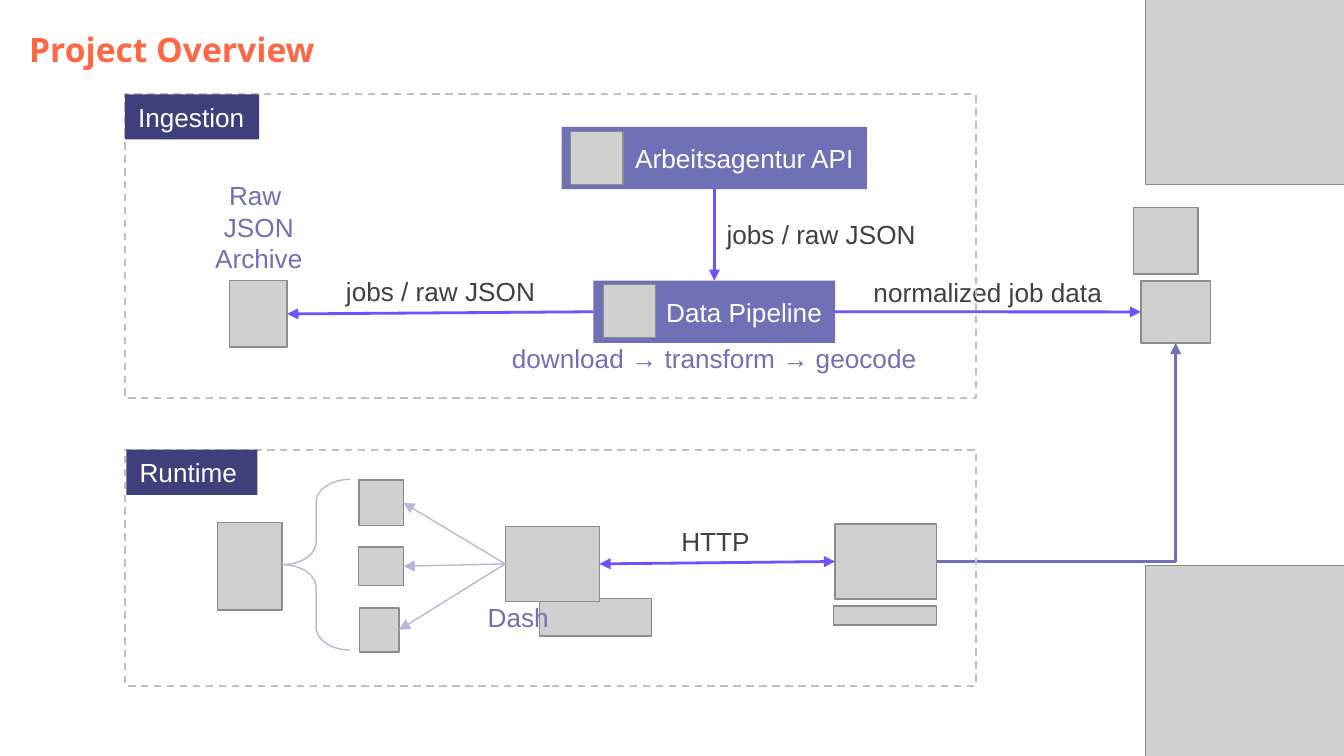
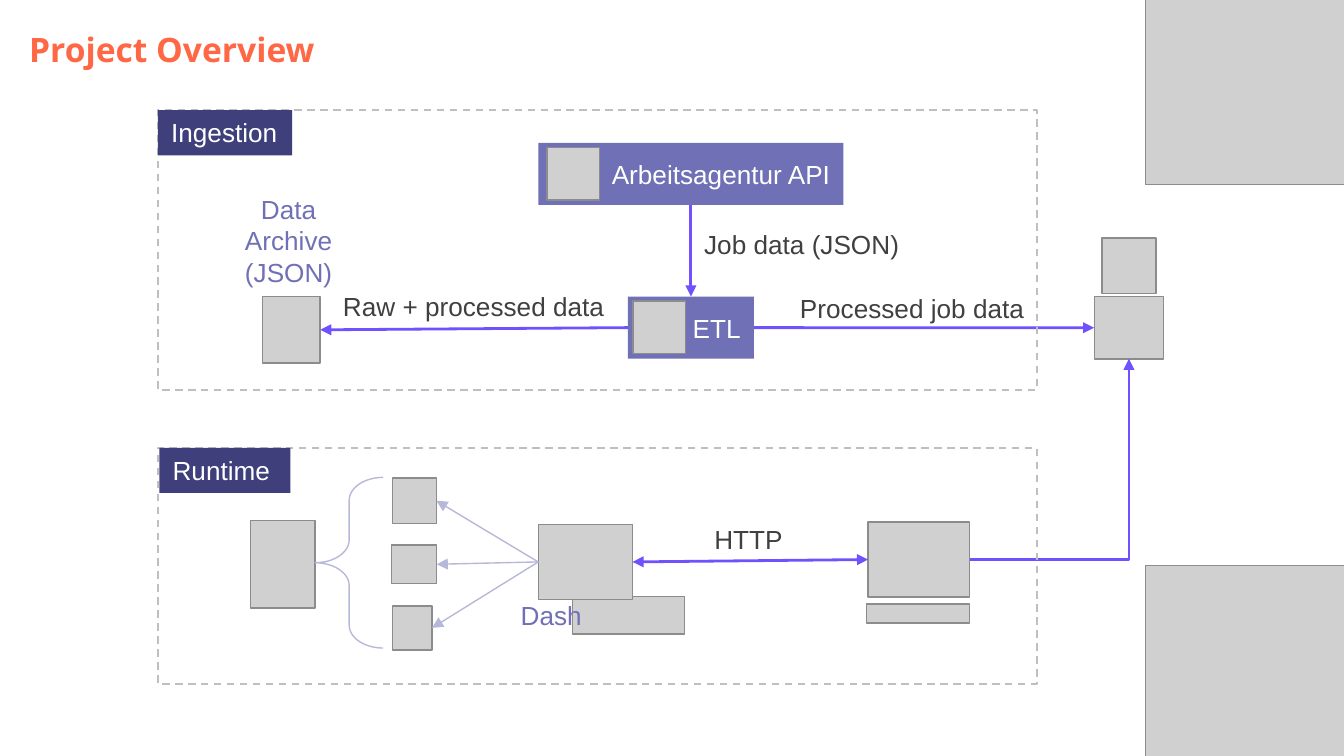
Before and after one commit to DataScientest-Studio/jun26bde-job-market, a slide deck: slide 4 of docs/defence/Defence.pptx. Drawn at 1344x756 pixels with LibreOffice and Linux fonts; fonts in the diff are those of the drawing; grey boxes stand for pictures; background and template pictures are left out. Boxes give left, top, right and bottom in pixels: in the first picture for what was removed or moved away, otherwise in the second. Text is boxed around its words. In the diff, an @@ line names an element or a change of style, - is before the commit and + after.

```diff
--- a/docs/defence/Defence.pptx
+++ b/docs/defence/Defence.pptx
@@ rectangle "Ingestion": place and size @@
-rectangle "Ingestion" at (125, 94, 259, 140)
+rectangle "Ingestion" at (159, 110, 293, 156)
@@ rectangle: place and size @@
-rectangle at (125, 94, 976, 398)
+rectangle at (159, 110, 1038, 390)
@@ 2 pictures, 1 arrow, 1 text: place and size @@
-2 pictures, 1 arrow, 1 text at (215, 187, 656, 348)
+2 pictures, 1 arrow, 1 text at (245, 201, 685, 364)
@@ text at (261, 201, 316, 219): text changed @@
-Raw
-JSON
+Data
@@ 1 picture, 1 rectangle, 1 arrow: place and size @@
-1 picture, 1 rectangle, 1 arrow at (562, 126, 867, 281)
+1 picture, 1 rectangle, 1 arrow at (539, 142, 844, 297)
@@ text at (704, 235, 899, 260): text changed @@
-jobs / raw JSON
+Job data (JSON)
@@ picture: place and size @@
-picture at (1134, 208, 1199, 274)
+picture at (1102, 238, 1156, 293)
@@ text at (245, 263, 332, 288): paragraph added @@
+(JSON)
@@ text at (343, 297, 604, 322): text changed @@
-jobs / raw JSON
+Raw + processed data
@@ rectangle "ETL": place and size @@
-rectangle "ETL" at (594, 281, 836, 343)
+rectangle "ETL" at (628, 297, 754, 359)
@@ text at (800, 299, 1024, 324): text changed @@
-normalized job data
+Processed job data
@@ picture: place and size @@
-picture at (1141, 281, 1211, 343)
+picture at (1094, 297, 1164, 359)
@@ text in rectangle at (693, 320, 741, 338): text changed @@
-Data Pipeline
+ETL
@@ arrow moved from (835, 312) - (1141, 312) to (754, 328) - (1094, 328) @@
@@ text removed at (512, 349, 916, 374) @@
-download → transform → geocode
@@ elbow arrow moved from (937, 562) - (1176, 343) to (969, 559) - (1129, 359) @@
@@ elbow arrow (969, 559) - (1129, 359): stroke #7070B6 1.5 pt to #7151FD 1.5 pt @@
@@ rectangle: place and size @@
-rectangle at (125, 450, 976, 687)
+rectangle at (159, 448, 1038, 684)
@@ 4 pictures, 1 text, 1 double arrow, 1 left brace: place and size @@
-4 pictures, 1 text, 1 double arrow, 1 left brace at (218, 480, 937, 650)
+4 pictures, 1 text, 1 double arrow, 1 left brace at (251, 477, 970, 648)
@@ arrow moved from (505, 564) - (399, 630) to (539, 562) - (431, 628) @@
@@ 4 pictures, 2 arrows, 1 text, 1 rectangle: place and size @@
-4 pictures, 2 arrows, 1 text, 1 rectangle at (126, 450, 650, 652)
+4 pictures, 2 arrows, 1 text, 1 rectangle at (160, 448, 684, 650)
```
Also in this commit, not shown: 2 slides added, 1 slide removed, 7 other files.
